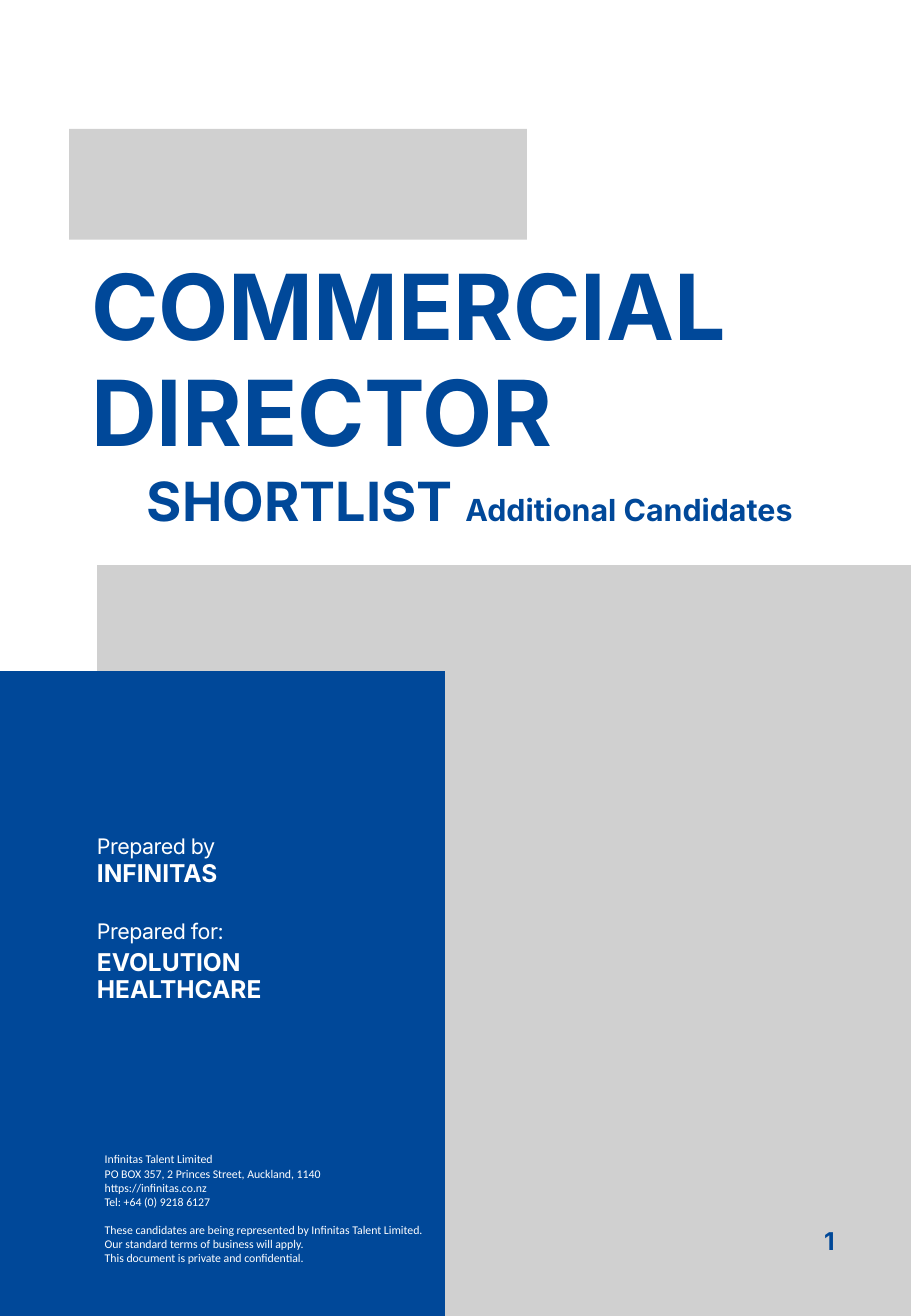
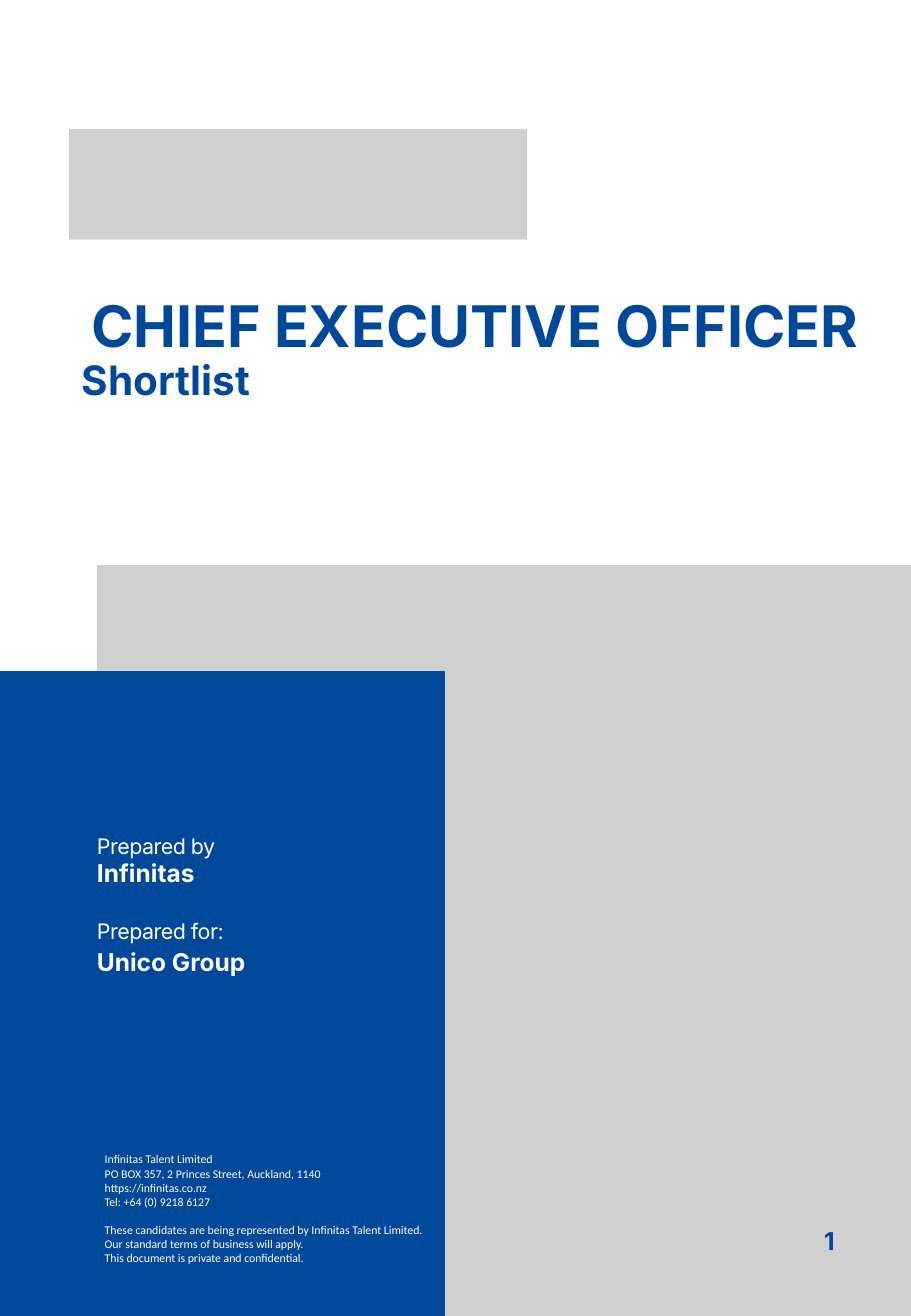
Before and after one commit to Cuddles-mc/infinitas-document-hub, a slide deck: slide 1 of templates/shortlist-template.pptx. Drawn at 911x1316 pixels with LibreOffice and Linux fonts; fonts in the diff are those of the drawing; grey boxes stand for pictures. Boxes give left, top, right and bottom in pixels: in the first picture for what was removed or moved away, otherwise in the second. Text is boxed around its words. In the diff, an @@ line names an element or a change of style, - is before the commit and + after.

```diff
--- a/templates/shortlist-template.pptx
+++ b/templates/shortlist-template.pptx
@@ text at (91, 304, 858, 348): text changed; size 54 to 34 pt @@
-COMMERCIAL
-DIRECTOR
+CHIEF EXECUTIVE OFFICER
@@ text at (82, 364, 250, 396): text changed; size 18 to 24 pt @@
-SHORTLIST Additional Candidates
+Shortlist
@@ text at (97, 863, 195, 883): text changed @@
-INFINITAS
+Infinitas
@@ text at (97, 952, 245, 976): text changed @@
-EVOLUTION HEALTHCARE
+Unico Group
```
Also in this commit, not shown: 1 other slide changed, 2 slides removed, 2 other files.
